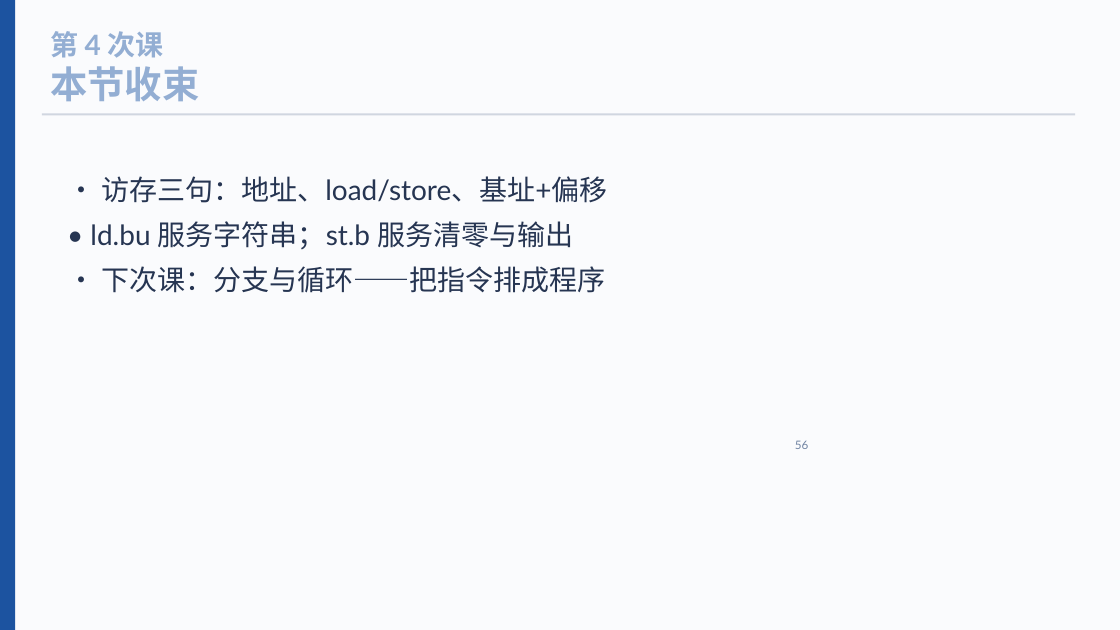
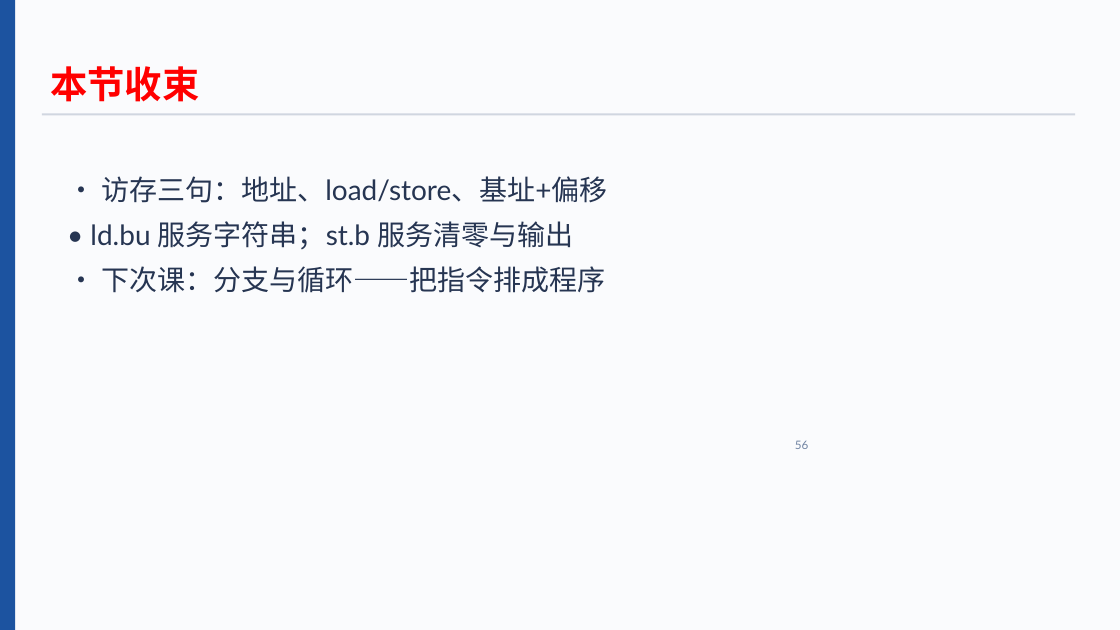
Before and after one commit to cxi218447-byte/miniOS, a slide deck: slide 87 of docs/04/04_load_store_course.pptx (slide 83 before the commit). Drawn at 1120x630 pixels with LibreOffice and Linux fonts; fonts in the diff are those of the drawing. Boxes give left, top, right and bottom in pixels: in the first picture for what was removed or moved away, otherwise in the second. Text is boxed around its words. In the diff, an @@ line names an element or a change of style, - is before the commit and + after.

```diff
--- a/docs/04/04_load_store_course.pptx
+++ b/docs/04/04_load_store_course.pptx
@@ text "本节收束" at (50, 66, 199, 102): text colour #93AED3 to #FF0000 @@
@@ text removed at (50, 31, 164, 58) @@
-第 4 次课
```
Also in this commit, not shown: 3 other slides changed, 7 slides added, 3 slides removed, 21 other files.
